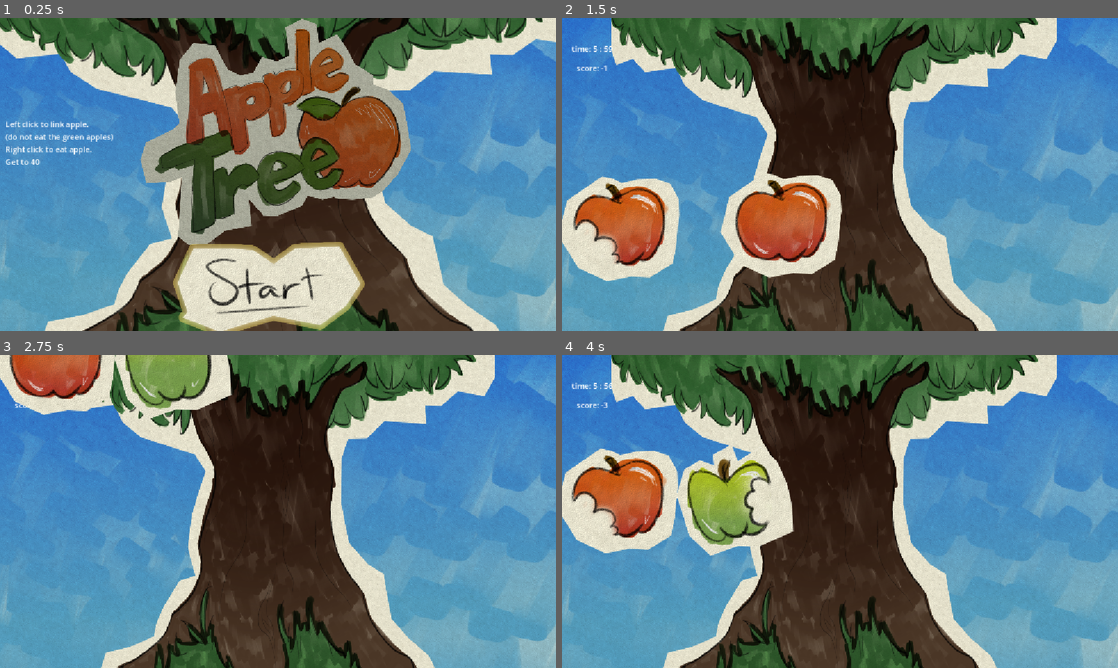
Above: before the commit, frames 1-4 (two rows, left to right).
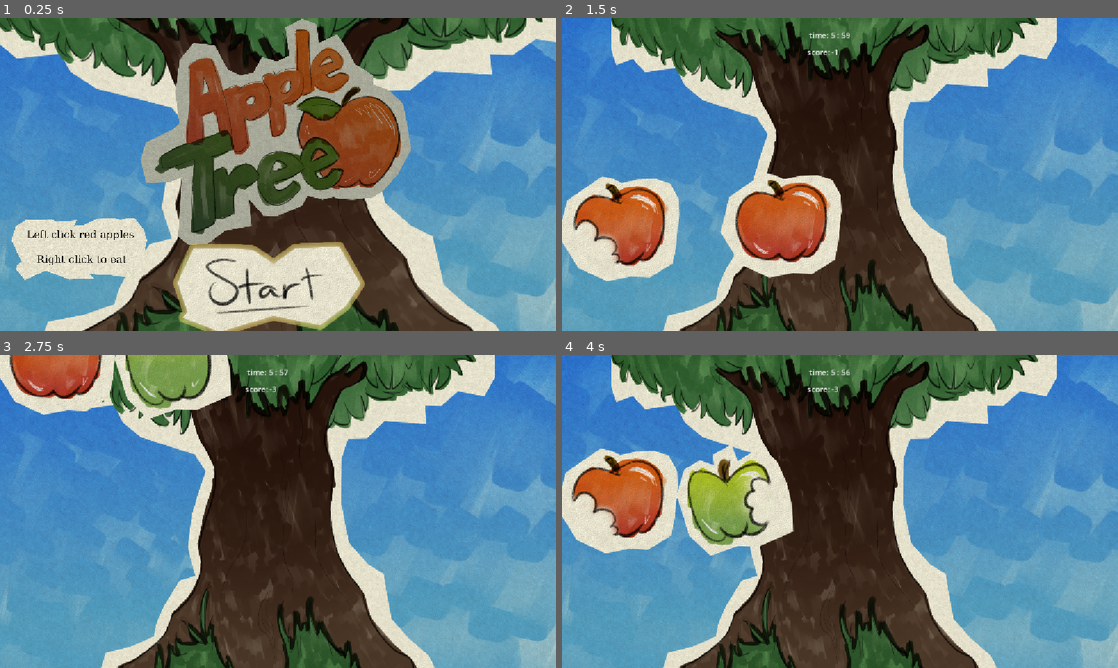
Above: after the commit, the same moments.

Repository: evelicry/Apple-Link
Game: Godot game, scene res://scenes/menu.tscn
Same seed, same stepped clock (60 frames per second), same inputs: the game is played once before the commit and once after it. Sound files missing from this copy of the repository are replaced by a short silence.
Inputs (mouse positions are in pixels of both pictures, inside the frame that each line leads up to):
- Up to frame 1 (0.25 s): no input
- Up to frame 2 (1.5 s): tap Enter at 0.5 s; move the mouse to (962, 158) at 0.52 s; click (962, 158) at 0.67 s; move the mouse to (623, 199) at 1.27 s; click (623, 199) at 1.42 s
- Up to frame 3 (2.75 s): move the mouse to (222, 611) at 2.02 s; click (222, 611) at 2.17 s
- Up to frame 4 (4 s): move the mouse to (617, 358) at 2.77 s; click (617, 358) at 2.92 s; move the mouse to (728, 445) at 3.52 s; click (728, 445) at 3.67 s

The runs differ from the first frame. In frame 1, 4.6% of the frame differs, in the area x 0-27%, y 32-84%; in frame 2, 0.3%; in frame 3, 0.1%; in frame 4, 0.3%.

Commit message:
menu and audio added and also center timer

Diff:
--- a/scenes/main.tscn
+++ b/scenes/main.tscn
@@ -63,17 +63,17 @@
 autostart = true
 
 [node name="TimeLabel" type="Label" parent="." unique_id=241298499]
-offset_left = -98.0
-offset_top = -206.0
-offset_right = -40.0
-offset_bottom = -183.0
+offset_left = 394.0
+offset_top = -234.0
+offset_right = 452.0
+offset_bottom = -211.0
 text = "time"
 
 [node name="ScoreCounterLabel" type="Label" parent="." unique_id=1506570100]
-offset_left = -88.0
-offset_top = -166.0
-offset_right = -45.0
-offset_bottom = -143.0
+offset_left = 390.0
+offset_top = -199.0
+offset_right = 433.0
+offset_bottom = -176.0
 text = "Score"
 
 [node name="MusicStreamPlayer2D" type="AudioStreamPlayer2D" parent="." unique_id=1306798286]
--- a/scenes/menu.tscn
+++ b/scenes/menu.tscn
@@ -7,6 +7,8 @@
 [ext_resource type="Shader" uid="uid://brupv0b4fvb3s" path="res://title_oscolation.gdshader" id="4_4ytvr"]
 [ext_resource type="Texture2D" uid="uid://dqk87lvua3ngv" path="res://sprites/start2.png" id="6_v86rl"]
 [ext_resource type="Texture2D" uid="uid://cl80do5ajhxas" path="res://sprites/start.png" id="7_13sgg"]
+[ext_resource type="Texture2D" uid="uid://bidyhal43urt" path="res://sprites/apples/control.png" id="8_13sgg"]
+[ext_resource type="AudioStream" uid="uid://dexpgbqa2abg4" path="res://audio/music/blllmenutsrnenwe.wav" id="8_i6lef"]
 
 [sub_resource type="ShaderMaterial" id="ShaderMaterial_choun"]
 shader = ExtResource("4_4ytvr")
@@ -14,7 +16,7 @@
 [sub_resource type="SpriteFrames" id="SpriteFrames_sb1ej"]
 animations = [{
 "frames": [{
-"duration": 2.2,
+"duration": 1.0,
 "texture": ExtResource("6_v86rl")
 }, {
 "duration": 1.0,
@@ -43,17 +45,21 @@
 
 [node name="Camera2D" type="Camera2D" parent="." unique_id=335923513]
 
-[node name="Label2" type="Label" parent="." unique_id=1954721223]
-offset_left = -565.0
-offset_top = -116.0
-offset_right = -342.0
-offset_bottom = -15.0
-text = "Left click to link apple.
-(do not eat the green apples)
-Right click to eat apple.
-Get to 40"
-
 [node name="AnimatedSprite2D" type="AnimatedSprite2D" parent="." unique_id=126510168]
 position = Vector2(-19, 237)
 sprite_frames = SubResource("SpriteFrames_sb1ej")
-frame_progress = 0.02508366
+frame_progress = 0.26804122
+speed_scale = 0.4
+
+[node name="AudioStreamPlayer2D" type="AudioStreamPlayer2D" parent="." unique_id=467903556]
+stream = ExtResource("8_i6lef")
+volume_db = -6.653
+pitch_scale = 1.35
+autoplay = true
+
+[node name="Sprite2D2" type="Sprite2D" parent="." unique_id=260604573]
+position = Vector2(-412.00003, 154)
+scale = Vector2(0.42923984, 0.42923984)
+texture = ExtResource("8_13sgg")
+
+[connection signal="finished" from="AudioStreamPlayer2D" to="." method="_on_audio_stream_player_2d_finished"]
--- a/scripts/result.gd
+++ b/scripts/result.gd
@@ -5,3 +5,7 @@
 	if event is InputEventMouseButton and event.pressed:
 		if event.button_index == MOUSE_BUTTON_LEFT || event.button_index == MOUSE_BUTTON_MIDDLE || event.button_index == MOUSE_BUTTON_RIGHT:
 			get_tree().change_scene_to_file("res://scenes/main.tscn")
+
+
+func _on_audio_stream_player_2d_finished() -> void:
+	$AudioStreamPlayer2D.play()
Not shown, added: audio/music/blllmenutsrnenwe.wav.import
Binary file added: sprites/apples/control.png
Not shown, added: sprites/apples/control.png.import
Not shown, added: audio/music/blllmenutsrnenwe.wav
